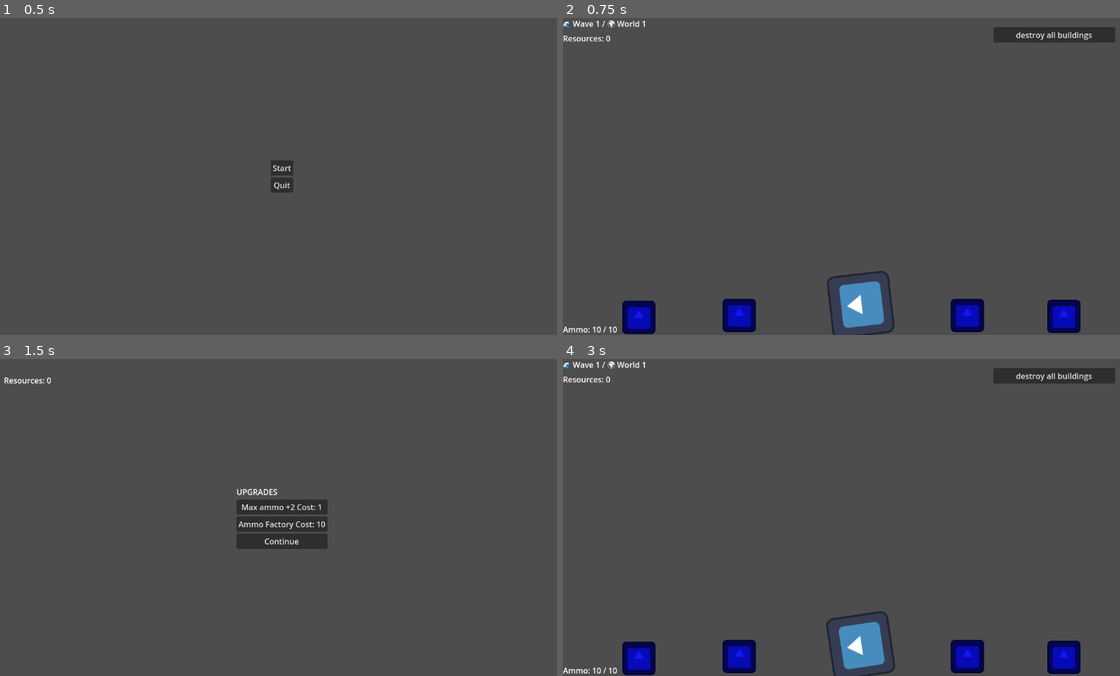
Above: before the commit, frames 1-4 (two rows, left to right).
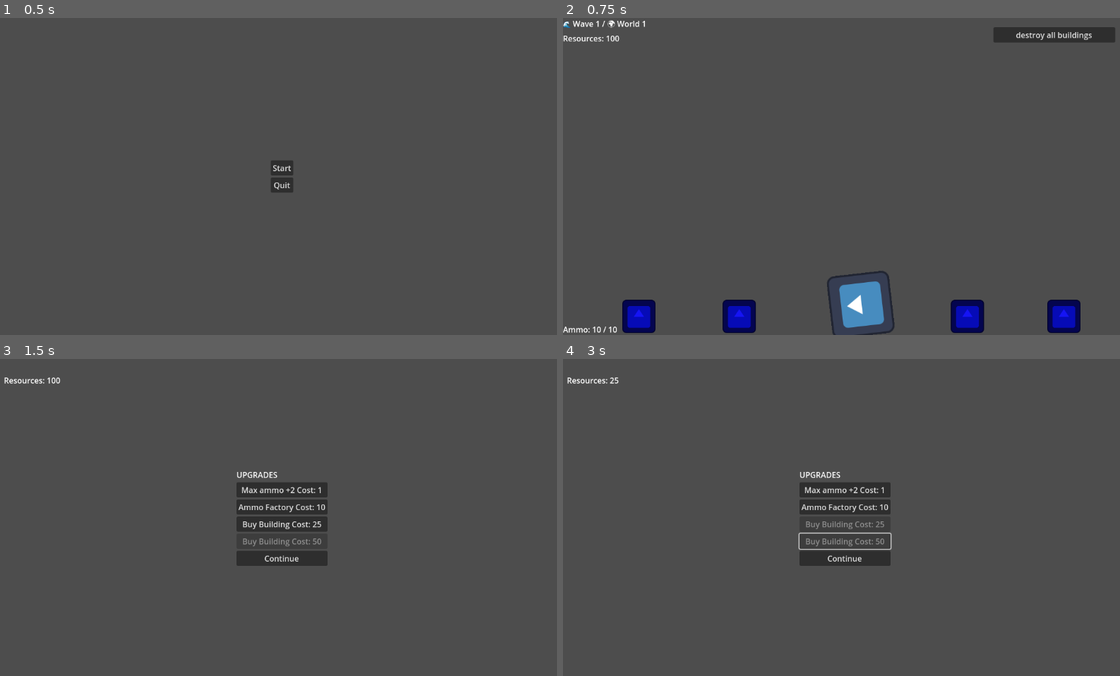
Above: after the commit, the same moments.

Repository: aceofknights/Missile-Game
Game: Godot game, scene res://Scene/MainMenu.tscn
Two runs of this game, one before a commit and one after it. Both use one fixed random seed, a clock stepped at 60 frames per second and the inputs below. The engine's default icon, where the game draws it, is replaced by a stand-in: a white triangle on a blue panel in a dark square.
Inputs (mouse positions are in pixels of both pictures, inside the frame that each line leads up to):
- Up to frame 1 (0.5 s): no input
- Up to frame 2 (0.75 s): click "Start" at 0.5 s
- Up to frame 3 (1.5 s): click "destroy all buildings" at 1.25 s
- Up to frame 4 (3 s): click (847, 523) at 2 s, where only the run after the commit has a clickable "Buy Building Cost: 25"; click (847, 539) at 2.75 s, where only the run after the commit has a clickable "Buy Building Cost: 50"

Frame 1 is identical in both runs. In frame 2, 0.3% of the frame differs, in the area x 7-76%, y 5-100%; in frame 3, 2.1%; in frame 4, 7.7%, in the area x 0-100%, y 0-100%.

Commit message:
added building upgrades
Added 2 new upgrade to buy building 5 and 6.

Diff:
--- a/Scene/Main.tscn
+++ b/Scene/Main.tscn
@@ -55,15 +55,21 @@
 text = "ResourceLabel"
 
 [node name="Building" parent="." instance=ExtResource("6_ldoyd")]
-position = Vector2(155, 612)
+position = Vector2(155, 610)
 
 [node name="Building2" parent="." instance=ExtResource("6_ldoyd")]
-position = Vector2(360, 608)
+position = Vector2(360, 610)
 
 [node name="Building3" parent="." instance=ExtResource("6_ldoyd")]
-position = Vector2(826, 608)
+position = Vector2(826, 610)
 
 [node name="Building4" parent="." instance=ExtResource("6_ldoyd")]
 position = Vector2(1023, 610)
 
+[node name="Building5" parent="." instance=ExtResource("6_ldoyd")]
+position = Vector2(928, 610)
+
+[node name="Building6" parent="." instance=ExtResource("6_ldoyd")]
+position = Vector2(257.67, 610)
+
 [node name="PauseMenu" parent="." instance=ExtResource("5_u4f7x")]
--- a/Scene/UpgradeScreen.tscn
+++ b/Scene/UpgradeScreen.tscn
@@ -45,11 +45,20 @@
 layout_mode = 2
 text = "Ammo Factory Cost: 10"
 
+[node name="UnlockBuilding5Button" type="Button" parent="VBoxContainer"]
+layout_mode = 2
+text = "Buy Building Cost: 25"
+
+[node name="UnlockBuilding6Button" type="Button" parent="VBoxContainer"]
+layout_mode = 2
+text = "Buy Building Cost: 50"
+
 [node name="ContinueButton" type="Button" parent="VBoxContainer"]
 layout_mode = 2
 text = "Continue"
 
 [node name="ResourceLabel" type="Label" parent="."]
+layout_mode = 0
 offset_left = -548.0
 offset_top = -272.0
 offset_right = -435.0
--- a/Scripts/GameManager.gd
+++ b/Scripts/GameManager.gd
@@ -3,7 +3,7 @@
 var current_wave = 1
 var current_world = 1
 var player_upgrades = {}
-var player_resources = 0
+var player_resources = 100
 var ammo_level = 0
 var reload_speed_level = -1
 var reload_upgrade_bought = false
@@ -12,6 +12,7 @@
 var is_boss_wave = false
 var wave_active = false
 var spawner: Node = null
+var extra_buildings := 0  # 0, 1, or 2
 signal announce_wave(message: String, duration: float)
 
 
--- a/Scripts/Main.gd
+++ b/Scripts/Main.gd
@@ -7,6 +7,15 @@
 @onready var wave_label = $UI/WaveLabel
 @onready var announcement_label = $UI/AnnouncementLabel
 @onready var ResourceLabel = $UI/ResourceLabel
+@onready var building5 = $Building5
+@onready var building6 = $Building6
+
+var base_buildings = 4
+var extra_buildings =0
+
+func get_building_count() :
+	return base_buildings + extra_buildings
+
 
 func _ready():
 	get_tree().paused = false
@@ -15,7 +24,35 @@
 	destroy_all_button.pressed.connect(_on_destroy_all_pressed)
 	GameManager.connect("announce_wave", Callable(self, "_on_announce_wave"))
 	GameManager.start_wave()
+	_apply_building_unlocks()
 
+func _apply_building_unlocks():
+	_set_building_active(building5, GameManager.extra_buildings >= 1)
+	_set_building_active(building6, GameManager.extra_buildings >= 2)
+
+func _set_building_active(b: Node, active: bool):
+	if b == null:
+		return
+
+	# show/hide
+	if b is CanvasItem:
+		b.visible = active
+
+	# enable/disable collision if it's an Area2D with CollisionShape2D
+	if b is Area2D:
+		b.monitoring = active
+		b.monitorable = active
+		var cs = b.get_node_or_null("CollisionShape2D")
+		if cs:
+			cs.disabled = not active
+
+	# group membership controls whether it counts for your "player died" check
+	if active:
+		if not b.is_in_group("building"):
+			b.add_to_group("building")
+	else:
+		if b.is_in_group("building"):
+			b.remove_from_group("building")
 
 func announce(text: String, duration: float = 2.0):
 	announcement_label.text = text
--- a/Scripts/UpgradeScreen.gd
+++ b/Scripts/UpgradeScreen.gd
@@ -3,6 +3,9 @@
 @export var game_scene: PackedScene
 @onready var AmmoFactory = $VBoxContainer/AmmoFactoryButton
 @onready var ResourceLabel = $ResourceLabel
+@onready var b5_btn = $VBoxContainer/UnlockBuilding5Button
+@onready var b6_btn = $VBoxContainer/UnlockBuilding6Button
+
 
 func _ready():
 	update_resource_display()
@@ -13,6 +16,33 @@
 	print("Resources: %d" % GameManager.player_resources)
 	print("Upgrades: %s" % GameManager.player_upgrades)
 	print(get_tree().get_current_scene().get_tree_string())
+	b5_btn.pressed.connect(_buy_building5)
+	b6_btn.pressed.connect(_buy_building6)
+	update_building_buttons()
+
+func update_building_buttons():
+	b5_btn.disabled = GameManager.extra_buildings >= 1
+	b6_btn.disabled = GameManager.extra_buildings >= 2 or GameManager.extra_buildings < 1  # require 5th first
+
+func _buy_building5():
+	_buy_extra_building(1, 25) # cost 10, unlock extra_buildings=1
+
+func _buy_building6():
+	_buy_extra_building(2, 50) # cost 20, unlock extra_buildings=2
+
+func _buy_extra_building(target_level: int, cost: int):
+	if GameManager.extra_buildings >= target_level:
+		return
+	if GameManager.player_resources < cost:
+		print("❌ Not enough resources")
+		return
+
+	GameManager.player_resources -= cost
+	GameManager.extra_buildings = target_level
+
+	update_resource_display()
+	update_building_buttons()
+	print("✅ Extra buildings level now: %d" % GameManager.extra_buildings)
 
 func update_resource_display():
 	ResourceLabel.text = "Resources: %d" % GameManager.player_resources
